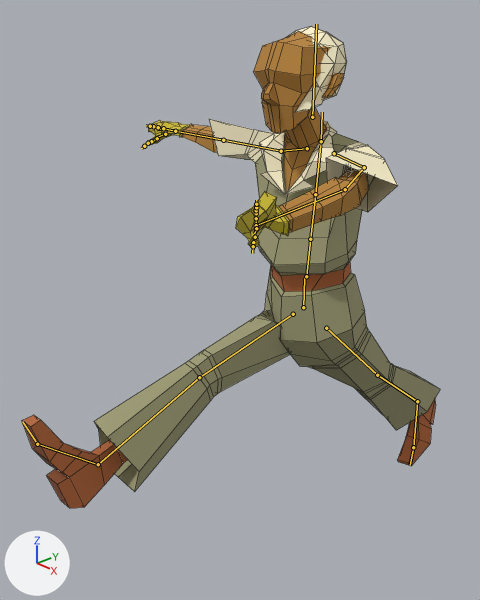
A saved change to the Blender file Assets/Project/Blender Files/BroomLowIdleALT.blend.
One viewpoint serves both versions: a 50 mm lens placed at (0.864, -0.994, 1.216), pointed at (-0.138, -0.078, 0.638). Arrows for +X, +Y and +Z are at lower left; the lights stay in place. The older version comes first. Both versions are drawn at frame 1 of the action 'Armature|mixamo.com'; the numbers are the values there. The bones that change, and the others that lie on the model, are drawn over the model as lines. Mesh edges are drawn as thin lines.

Names of what the first picture shows: 'Arms'.
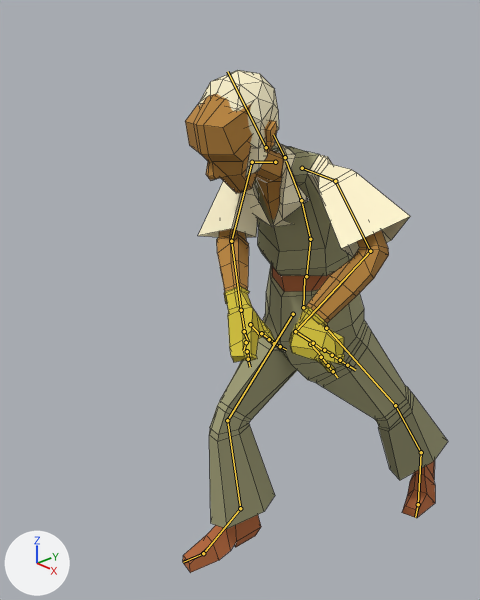
Diff of the bpy script that builds the scene:
```diff
--- a/Assets/Project/Blender Files/BroomLowIdleALT.blend.py
+++ b/Assets/Project/Blender Files/BroomLowIdleALT.blend.py
@@ bone_mixamorig_spine1 @@
 bone_mixamorig_spine1 = bpy.data.objects['Armature'].pose.bones['mixamorig:Spine1']  # child of 'mixamorig:Spine'
-bone_mixamorig_spine1.rotation_quaternion = (1.0, 0.0, 0.0, 0.0)  # degrees (0, 0, 0)
+bone_mixamorig_spine1.rotation_quaternion = (0.975, 0.221, 0.0, 0.0)  # degrees (25, 0, 0)
@@ bone_mixamorig_spine2 @@
 bone_mixamorig_spine2 = bpy.data.objects['Armature'].pose.bones['mixamorig:Spine2']  # child of 'mixamorig:Spine1'
-bone_mixamorig_spine2.rotation_quaternion = (1.0, 0.0, 0.0, 0.0)  # degrees (0, 0, 0)
+bone_mixamorig_spine2.rotation_quaternion = (0.997, 0.077, 0.0, 0.0)  # degrees (9, 0, 0)
@@ bone_mixamorig_leftarm @@
 bone_mixamorig_leftarm = bpy.data.objects['Armature'].pose.bones['mixamorig:LeftArm']  # child of 'mixamorig:LeftShoulder'
-bone_mixamorig_leftarm.rotation_quaternion = (0.765, -0.394, 0.235, 0.451)  # degrees (-34, 46, 46)
+bone_mixamorig_leftarm.rotation_quaternion = (0.854, -0.404, 0.225, 0.238)  # degrees (-46, 35, 16)
@@ bone_mixamorig_leftforearm @@
 bone_mixamorig_leftforearm = bpy.data.objects['Armature'].pose.bones['mixamorig:LeftForeArm']  # child of 'mixamorig:LeftArm'
-bone_mixamorig_leftforearm.rotation_quaternion = (0.897, 0.072, -0.368, 0.235)  # degrees (-4, -44, 31)
+bone_mixamorig_leftforearm.rotation_quaternion = (0.792, 0.132, -0.346, 0.485)  # degrees (-10, -43, 67)
@@ bone_mixamorig_lefthand @@
 bone_mixamorig_lefthand = bpy.data.objects['Armature'].pose.bones['mixamorig:LeftHand']  # child of 'mixamorig:LeftForeArm'
-bone_mixamorig_lefthand.rotation_quaternion = (0.431, 0.281, 0.643, -0.567)  # degrees (92, 119, 15)
+bone_mixamorig_lefthand.rotation_quaternion = (0.35, 0.55, 0.399, -0.645)  # degrees (121, 99, 5)
@@ bone_mixamorig_rightarm @@
 bone_mixamorig_rightarm = bpy.data.objects['Armature'].pose.bones['mixamorig:RightArm']  # child of 'mixamorig:RightShoulder'
-bone_mixamorig_rightarm.rotation_quaternion = (0.89, -0.456, -0.002, -0.006)  # degrees (-54, -1, 0)
+bone_mixamorig_rightarm.rotation_quaternion = (0.549, -0.157, -0.431, -0.698)  # degrees (37, -44, -119)
@@ bone_mixamorig_rightforearm @@
 bone_mixamorig_rightforearm = bpy.data.objects['Armature'].pose.bones['mixamorig:RightForeArm']  # child of 'mixamorig:RightArm'
-bone_mixamorig_rightforearm.rotation_quaternion = (0.989, -0.124, 0.0, 0.079)  # degrees (-14, 1, 9)
+bone_mixamorig_rightforearm.rotation_quaternion = (0.971, -0.171, 0.025, -0.166)  # degrees (-20, 0, -19)
@@ bone_mixamorig_leftupleg @@
 bone_mixamorig_leftupleg = bpy.data.objects['Armature'].pose.bones['mixamorig:LeftUpLeg']  # child of 'mixamorig:Hips'
-bone_mixamorig_leftupleg.rotation_quaternion = (0.924, -0.381, 0.02, -0.035)  # degrees (-45, 1, -5)
+bone_mixamorig_leftupleg.rotation_quaternion = (0.944, -0.251, -0.119, 0.179)  # degrees (-31, -8, 24)
@@ bone_mixamorig_leftleg @@
 bone_mixamorig_leftleg = bpy.data.objects['Armature'].pose.bones['mixamorig:LeftLeg']  # child of 'mixamorig:LeftUpLeg'
-bone_mixamorig_leftleg.rotation_quaternion = (1.0, -0.005, 0.0, 0.0)  # degrees (-1, 0, 0)
+bone_mixamorig_leftleg.rotation_quaternion = (0.964, -0.007, 0.208, -0.166)  # degrees (-5, 23, -21)
@@ bone_mixamorig_leftfoot @@
 bone_mixamorig_leftfoot = bpy.data.objects['Armature'].pose.bones['mixamorig:LeftFoot']  # child of 'mixamorig:LeftLeg'
-bone_mixamorig_leftfoot.rotation_quaternion = (0.999, -0.012, 0.032, 0.022)  # degrees (-1, 4, 2)
+bone_mixamorig_leftfoot.rotation_quaternion = (0.992, -0.05, -0.038, 0.106)  # degrees (-6, -4, 12)
@@ bone_mixamorig_lefttoebase @@
 bone_mixamorig_lefttoebase = bpy.data.objects['Armature'].pose.bones['mixamorig:LeftToeBase']  # child of 'mixamorig:LeftFoot'
-bone_mixamorig_lefttoebase.rotation_quaternion = (1.0, 0.0, 0.0, 0.0)  # degrees (0, 0, 0)
+bone_mixamorig_lefttoebase.rotation_quaternion = (0.941, 0.287, -0.152, -0.089)  # degrees (36, -14, -15)
@@ bone_mixamorig_rightupleg @@
 bone_mixamorig_rightupleg = bpy.data.objects['Armature'].pose.bones['mixamorig:RightUpLeg']  # child of 'mixamorig:Hips'
-bone_mixamorig_rightupleg.rotation_quaternion = (0.778, 0.627, 0.031, 0.029)  # degrees (78, 1, 5)
+bone_mixamorig_rightupleg.rotation_quaternion = (0.923, 0.384, 0.019, 0.034)  # degrees (45, 0, 4)
@@ bone_mixamorig_rightleg @@
 bone_mixamorig_rightleg = bpy.data.objects['Armature'].pose.bones['mixamorig:RightLeg']  # child of 'mixamorig:RightUpLeg'
-bone_mixamorig_rightleg.rotation_quaternion = (1.0, 0.001, 0.0, 0.0)  # degrees (0, 0, 0)
+bone_mixamorig_rightleg.rotation_quaternion = (0.921, -0.389, 0.005, 0.001)  # degrees (-46, 1, 0)
```

Location of each change, (x1, y1, x2, y2) in pixels of the pictures (480 x 600 px):
'Arms', posed (37% narrower): before (22, 27, 440, 508); after (183, 70, 448, 573)
bone 'mixamorig:Spine1', root to tip: before (310, 239) to (315, 194); after (310, 239) to (301, 200)
bone 'mixamorig:Spine2', root to tip: before (315, 194) to (320, 145); after (301, 200) to (286, 161)
bone 'mixamorig:LeftArm', root to tip: before (364, 167) to (345, 189); after (335, 181) to (370, 251)
bone 'mixamorig:LeftForeArm', root to tip: before (345, 189) to (256, 225); after (370, 251) to (295, 331)
bone 'mixamorig:LeftHand', root to tip: before (256, 225) to (256, 219); after (295, 331) to (311, 341)
bone 'mixamorig:RightArm', root to tip: before (281, 151) to (223, 140); after (252, 162) to (231, 241)
bone 'mixamorig:RightForeArm', root to tip: before (223, 140) to (175, 131); after (231, 241) to (241, 310)
bone 'mixamorig:LeftUpLeg', root to tip: before (326, 328) to (377, 375); after (326, 328) to (395, 405)
bone 'mixamorig:LeftLeg', root to tip: before (377, 375) to (417, 401); after (395, 405) to (421, 452)
bone 'mixamorig:LeftFoot', root to tip: before (417, 401) to (413, 447); after (421, 452) to (418, 504)
bone 'mixamorig:LeftToeBase', root to tip: before (413, 447) to (410, 465); after (418, 504) to (415, 517)
bone 'mixamorig:RightUpLeg', root to tip: before (293, 314) to (199, 377); after (293, 314) to (227, 420)
bone 'mixamorig:RightLeg', root to tip: before (199, 377) to (98, 464); after (227, 420) to (240, 508)
